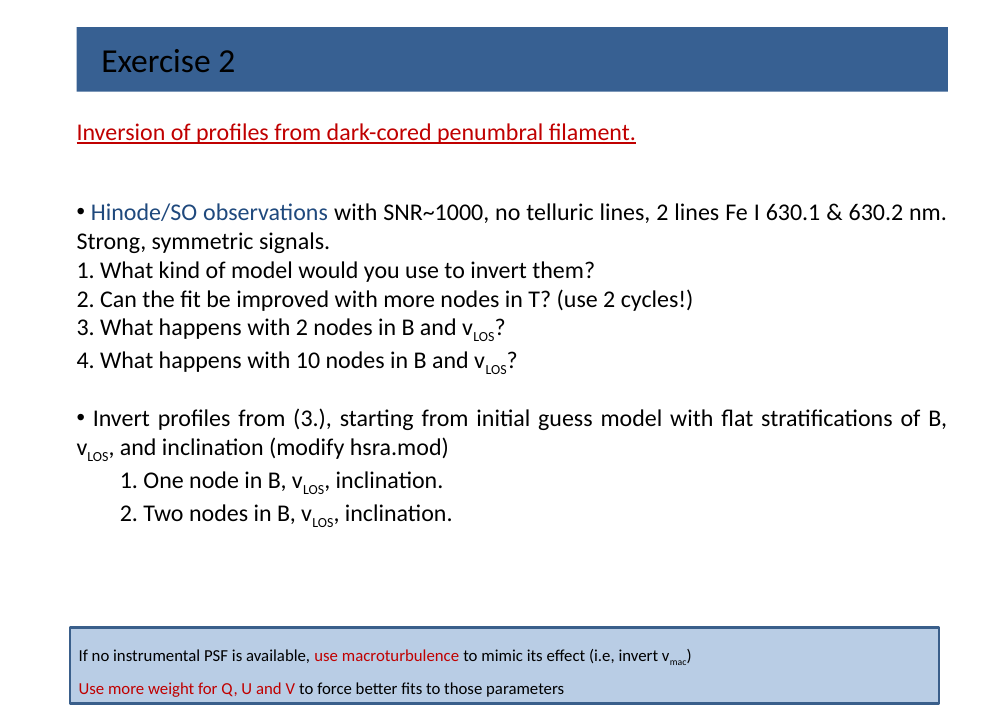
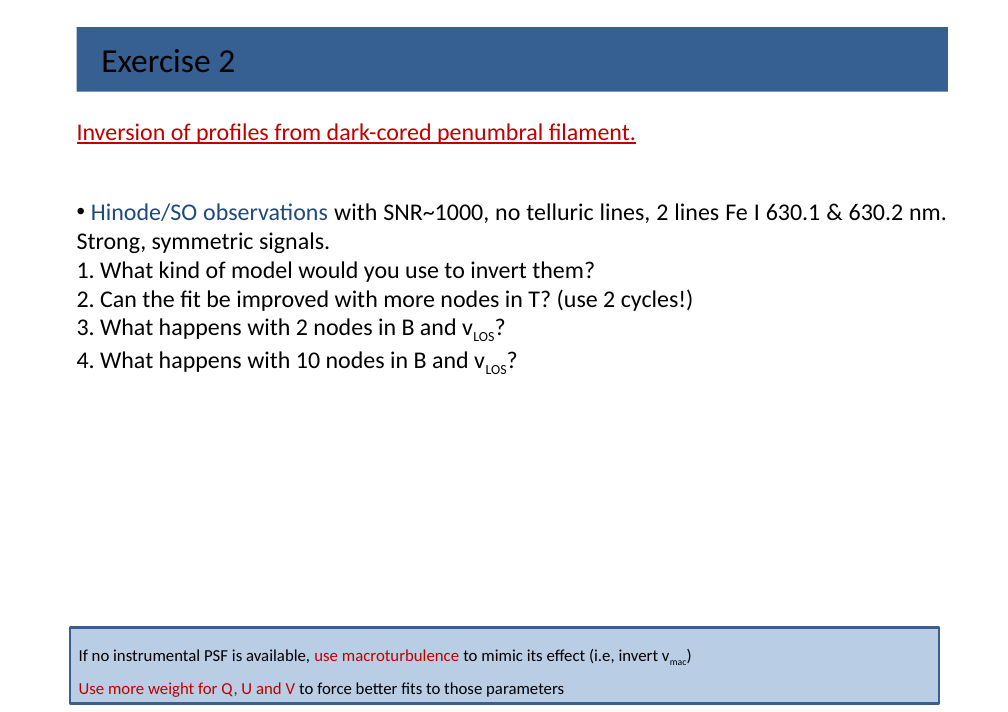
Before and after one commit to BasilioRuiz/SIR-course, a slide deck: slide 4 of SIR_exercises/SIR__exercises.pptx (slide 3 before the commit). Drawn at 1008x712 pixels with LibreOffice and Linux fonts; fonts in the diff are those of the drawing. Boxes give left, top, right and bottom in pixels: in the first picture for what was removed or moved away, otherwise in the second. Text is boxed around its words. In the diff, an @@ line names an element or a change of style, - is before the commit and + after.

Commit message:
May 23, 2017

```diff
--- a/SIR_exercises/SIR__exercises.pptx
+++ b/SIR_exercises/SIR__exercises.pptx
@@ text at [93, 408, 947, 524]: paragraphs removed @@
-• Invert profiles from (3.), starting from initial guess model with flat stratifications of B, vLOS, and inclination (modify hsra.mod)
-1. One node in B, vLOS, inclination.
-2. Two nodes in B, vLOS, inclination.
```
Also in this commit, not shown: 2 other slides changed, 1 slide added.
